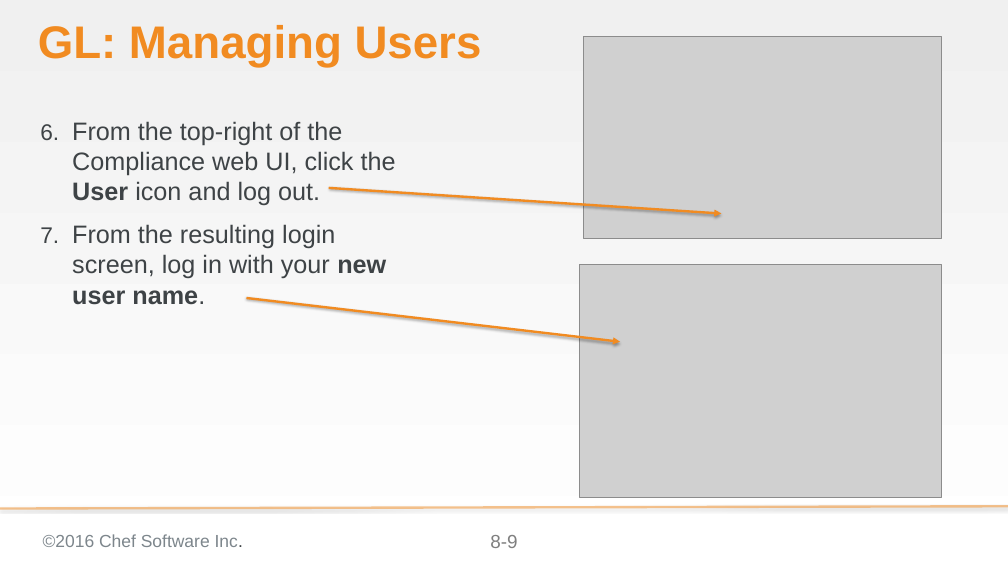
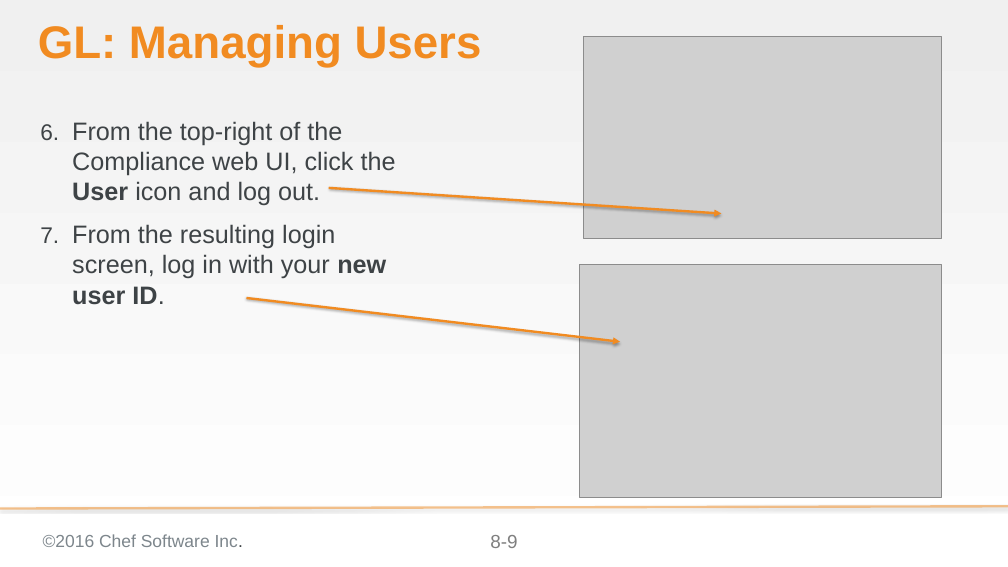
Before and after one commit to bchamby/chef-compliance-installation-configuration-operation, a slide deck: slide 9 of 08-permissions-orgs.pptx. Drawn at 1008x567 pixels with LibreOffice and Linux fonts; fonts in the diff are those of the drawing; grey boxes stand for pictures; background and template pictures are left out. Boxes give left, top, right and bottom in pixels: in the first picture for what was removed or moved away, otherwise in the second. Text is boxed around its words. In the diff, an @@ line names an element or a change of style, - is before the commit and + after.

```diff
--- a/08-permissions-orgs.pptx
+++ b/08-permissions-orgs.pptx
@@ text at box(72, 224, 386, 305): text changed @@
-7. From the resulting login screen, log in with your new user name.
+7. From the resulting login screen, log in with your new user ID.
```
Also in this commit, not shown: 2 other slides changed.
